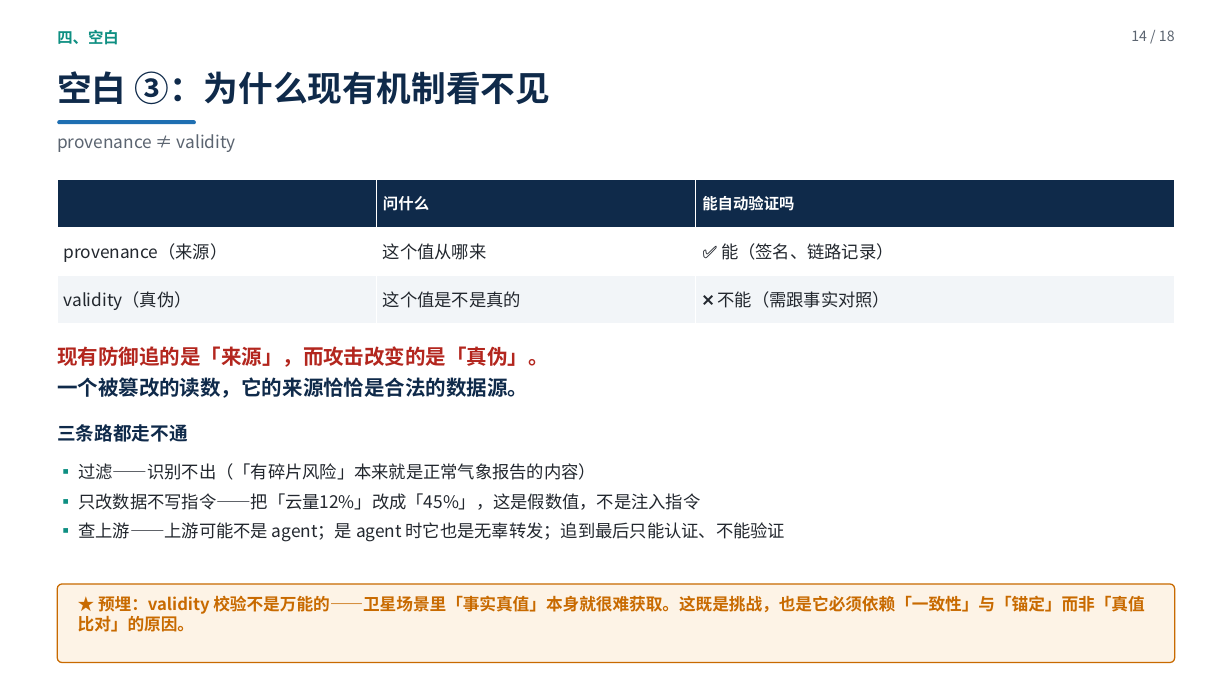
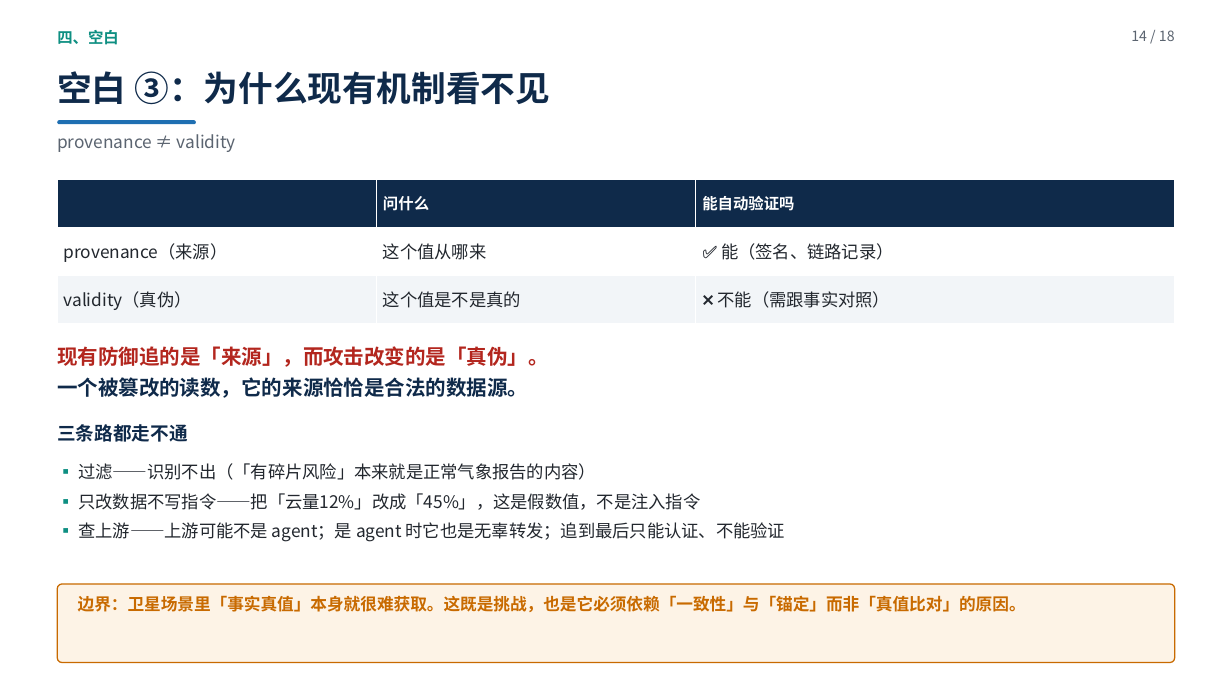
Before and after one commit to yiiiiiii1/multi-agent-remote-sensing, a slide deck: slide 14 of 阶段2-卫星多智能体防御/presentations/新方向调研汇报.pptx. Drawn at 1232x693 pixels with LibreOffice and Linux fonts; fonts in the diff are those of the drawing. Boxes give left, top, right and bottom in pixels: in the first picture for what was removed or moved away, otherwise in the second. Text is boxed around its words. In the diff, an @@ line names an element or a change of style, - is before the commit and + after.

```diff
--- a/阶段2-卫星多智能体防御/presentations/新方向调研汇报.pptx
+++ b/阶段2-卫星多智能体防御/presentations/新方向调研汇报.pptx
@@ text at <box>78,595,1026,612</box>: text changed @@
-★ 预埋：validity 校验不是万能的——卫星场景里「事实真值」本身就很难获取。这既是挑战，也是它必须依赖「一致性」与「锚定」而非「真值比对」的原因。
+边界：卫星场景里「事实真值」本身就很难获取。这既是挑战，也是它必须依赖「一致性」与「锚定」而非「真值比对」的原因。
```
Also in this commit, not shown: 13 other slides changed, 2 other files.
